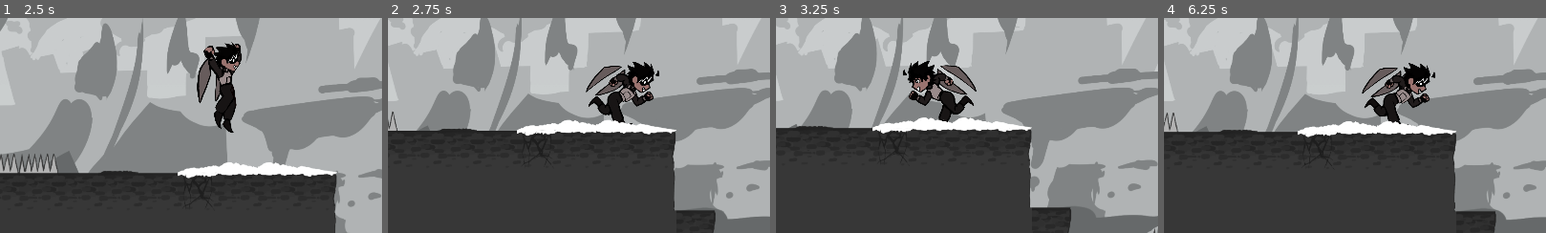
Above: before the commit, frames 1-4 (left to right).
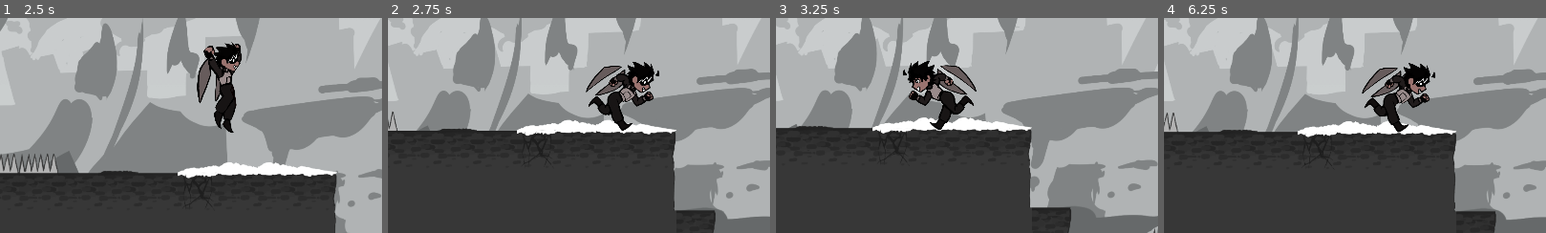
Above: after the commit, the same moments.

Repository: ndullagh/one-way-another
Game: Godot game, scene res://scenes/UI/title_screen.tscn
Two runs of this game, one before a commit and one after it. Both use one fixed random seed, a clock stepped at 60 frames per second and the inputs below. The engine's default icon, where the game draws it, is replaced by a stand-in: a white triangle on a blue panel in a dark square. Sound files missing from this copy of the repository are replaced by a short silence.
Inputs:
- Up to frame 1 (2.5 s): click "Begin" at 0.5 s; tap Enter (Enter) at 1.25, 1.35, 2.1 s; hold Right (ui_right) from 1.28 s (still down); tap Space (jump) at 1.52, 2, 2.27 s
- Up to frame 2 (2.75 s): keep holding Right (ui_right)
- Up to frame 3 (3.25 s): release Right (ui_right) at 2.78 s; hold Left (ui_left) from 2.78 s (still down); tap Enter (Enter) at 2.85 s
- Up to frame 4 (6.25 s): release Left (ui_left) at 3.53 s; hold Right (ui_right) 3.53-5.03 s; tap Enter (Enter) at 3.6, 4.35, 5.1, 5.75, 5.85 s; tap Space (jump) at 3.77, 4.52, 5.27 s; hold Left (ui_left) 5.03-5.78 s; hold Right (ui_right) from 5.78 s (still down)
The pictures show only the part of the screen within x 26-76%, y 39-89%; the shares and areas given below are measured in that part.

Frame 1 is identical in both runs. In frame 2, 0.1% of the frame differs, in the area x 59-64%, y 47-53%; in frame 3, 0.1%; in frame 4, 0.1%, in the area x 58-64%, y 48-54%.

Commit message:
whoopsie daisy

Diff:
--- a/scenes/UI/enter_prompt.tscn
+++ b/scenes/UI/enter_prompt.tscn
@@ -1,16 +1,16 @@
-[gd_scene load_steps=4 format=3 uid="uid://b5r1vbo7mb6wq"]
+[gd_scene load_steps=4 format=3 uid="uid://copmmitlkqqh5"]
 
-[ext_resource type="Texture2D" uid="uid://uhsb473j3jpp" path="res://other_sprites/prompts/enter/enter1.png" id="1_oj10m"]
-[ext_resource type="Texture2D" uid="uid://byc16pnxkg2nt" path="res://other_sprites/prompts/enter/enter2.png" id="2_brvju"]
+[ext_resource type="Texture2D" uid="uid://b8c4mfk4pmn2r" path="res://other_sprites/prompts/final_enter/1.png" id="1_6hd5i"]
+[ext_resource type="Texture2D" uid="uid://d214v53fedsr4" path="res://other_sprites/prompts/final_enter/2.png" id="2_68a3p"]
 
 [sub_resource type="SpriteFrames" id="SpriteFrames_drmq2"]
 animations = [{
 "frames": [{
 "duration": 1.0,
-"texture": ExtResource("1_oj10m")
+"texture": ExtResource("1_6hd5i")
 }, {
 "duration": 1.0,
-"texture": ExtResource("2_brvju")
+"texture": ExtResource("2_68a3p")
 }],
 "loop": true,
 "name": &"default",
@@ -19,5 +19,3 @@
 
 [node name="AnimatedSprite2D" type="AnimatedSprite2D"]
 sprite_frames = SubResource("SpriteFrames_drmq2")
-frame = 1
-frame_progress = 0.459712
--- a/scenes/main/levels/level 3/node_2d.tscn
+++ b/scenes/main/levels/level 3/node_2d.tscn
@@ -6,13 +6,11 @@
 [ext_resource type="Texture2D" uid="uid://c3by4quto6g0v" path="res://bgs/near.png" id="4_u4lh7"]
 [ext_resource type="Texture2D" uid="uid://c6lvfsr0jnpfj" path="res://bgs/overlay.png" id="5_cfi4l"]
 [ext_resource type="PackedScene" uid="uid://b1mb07oy3cv70" path="res://scenes/main/kol/kol.tscn" id="6_iv1di"]
-[ext_resource type="Texture2D" uid="uid://cguht2xmrvqrj" path="res://other_sprites/cutscene_triggers/triggers/tank.png" id="8_xbwkm"]
-[ext_resource type="Texture2D" uid="uid://b8c4mfk4pmn2r" path="res://other_sprites/prompts/final_enter/1.png" id="10_e64gj"]
-[ext_resource type="Texture2D" uid="uid://d214v53fedsr4" path="res://other_sprites/prompts/final_enter/2.png" id="11_qgngp"]
-[ext_resource type="Texture2D" uid="uid://b8dbky4ue6vpi" path="res://other_sprites/cutscene_triggers/triggers/bench.png" id="13_3apj2"]
-[ext_resource type="PackedScene" uid="uid://b5r1vbo7mb6wq" path="res://scenes/UI/enter_prompt.tscn" id="14_lskp3"]
-[ext_resource type="Texture2D" uid="uid://df7805cp78hns" path="res://other_sprites/cutscene_triggers/triggers/glasses.png" id="15_1hoia"]
-[ext_resource type="Texture2D" uid="uid://o08wcg1nin6c" path="res://other_sprites/cutscene_triggers/lab.png" id="17_kae6b"]
+[ext_resource type="PackedScene" uid="uid://copmmitlkqqh5" path="res://scenes/UI/enter_prompt.tscn" id="10_utnni"]
+[ext_resource type="Texture2D" uid="uid://cguht2xmrvqrj" path="res://other_sprites/cutscene_triggers/triggers/tank.png" id="11_fmrou"]
+[ext_resource type="Texture2D" uid="uid://b8dbky4ue6vpi" path="res://other_sprites/cutscene_triggers/triggers/bench.png" id="13_awkcf"]
+[ext_resource type="Texture2D" uid="uid://df7805cp78hns" path="res://other_sprites/cutscene_triggers/triggers/glasses.png" id="15_rkh5f"]
+[ext_resource type="Texture2D" uid="uid://q1mt8477id7k" path="res://other_sprites/cutscene_triggers/triggers/lab.png" id="17_qbj7g"]
 [ext_resource type="Script" path="res://scripts/UI/death_screen.gd" id="24_0aoxm"]
 [ext_resource type="Texture2D" uid="uid://c4hyksx7c8txu" path="res://tiles/spikes.png" id="45_c1gpj"]
 [ext_resource type="Texture2D" uid="uid://glgn1btyahcj" path="res://icon.svg" id="46_q05ki"]
@@ -37,66 +35,7 @@
 blend_mode = 1
 
 [sub_resource type="RectangleShape2D" id="RectangleShape2D_71w0r"]
-size = Vector2(369, 1266.5)
-
-[sub_resource type="SpriteFrames" id="SpriteFrames_if2di"]
-animations = [{
-"frames": [{
-"duration": 1.0,
-"texture": ExtResource("10_e64gj")
-}, {
-"duration": 1.0,
-"texture": ExtResource("11_qgngp")
-}],
-"loop": true,
-"name": &"default",
-"speed": 1.75
-}]
-
-[sub_resource type="RectangleShape2D" id="RectangleShape2D_fot11"]
-size = Vector2(1586, 1070)
-
-[sub_resource type="SpriteFrames" id="SpriteFrames_j31bu"]
-animations = [{
-"frames": [{
-"duration": 1.0,
-"texture": ExtResource("10_e64gj")
-}, {
-"duration": 1.0,
-"texture": ExtResource("11_qgngp")
-}],
-"loop": true,
-"name": &"default",
-"speed": 1.75
-}]
-
-[sub_resource type="SpriteFrames" id="SpriteFrames_h6gm1"]
-animations = [{
-"frames": [{
-"duration": 1.0,
-"texture": ExtResource("10_e64gj")
-}, {
-"duration": 1.0,
-"texture": ExtResource("11_qgngp")
-}],
-"loop": true,
-"name": &"default",
-"speed": 1.75
-}]
-
-[sub_resource type="SpriteFrames" id="SpriteFrames_8eema"]
-animations = [{
-"frames": [{
-"duration": 1.0,
-"texture": ExtResource("10_e64gj")
-}, {
-"duration": 1.0,
-"texture": ExtResource("11_qgngp")
-}],
-"loop": true,
-"name": &"default",
-"speed": 1.75
-}]
+size = Vector2(316.5, 1266.5)
 
 [sub_resource type="TileSetAtlasSource" id="TileSetAtlasSource_kdf75"]
 texture = ExtResource("45_c1gpj")
@@ -187,8 +126,8 @@
 sources/2 = SubResource("TileSetAtlasSource_vk4b7")
 sources/4 = SubResource("TileSetAtlasSource_hg0w7")
 
-[sub_resource type="RectangleShape2D" id="RectangleShape2D_xe338"]
-size = Vector2(239, 863.847)
+[sub_resource type="RectangleShape2D" id="RectangleShape2D_yh110"]
+size = Vector2(662, 2433.5)
 
 [node name="Node2D" type="Node2D"]
 
@@ -237,6 +176,8 @@
 position = Vector2(-25, -287)
 texture = ExtResource("5_cfi4l")
 
+[node name="Textbox" parent="." instance=ExtResource("48_kxrha")]
+
 [node name="text_area" type="Area2D" parent="."]
 position = Vector2(254, -776)
 script = ExtResource("50_ksb3e")
@@ -249,39 +190,32 @@
 position = Vector2(10085, -210)
 script = ExtResource("51_ll73u")
 
+[node name="CollisionShape2D" type="CollisionShape2D" parent="text_area2"]
+position = Vector2(338.25, 534)
+shape = SubResource("RectangleShape2D_71w0r")
+
 [node name="Sprite2D" type="Sprite2D" parent="text_area2"]
-position = Vector2(307.001, 752)
-scale = Vector2(1.6582, 1.6582)
-texture = ExtResource("8_xbwkm")
-
-[node name="AnimatedSprite2D" parent="text_area2" instance=ExtResource("14_lskp3")]
-position = Vector2(356, 400)
-sprite_frames = SubResource("SpriteFrames_if2di")
-frame = 0
-frame_progress = 0.455951
-
-[node name="CollisionShape2D" type="CollisionShape2D" parent="text_area2"]
-position = Vector2(302, 525)
-shape = SubResource("RectangleShape2D_fot11")
+position = Vector2(355, 865)
+texture = ExtResource("11_fmrou")
+
+[node name="AnimatedSprite2D" parent="text_area2" instance=ExtResource("10_utnni")]
+position = Vector2(327, 609)
 
 [node name="text_area3" type="Area2D" parent="."]
 position = Vector2(27060, -1169)
 script = ExtResource("52_hes0g")
 
 [node name="CollisionShape2D" type="CollisionShape2D" parent="text_area3"]
-position = Vector2(313.5, 534)
-shape = SubResource("RectangleShape2D_71w0r")
-
-[node name="AnimatedSprite2D" parent="text_area3" instance=ExtResource("14_lskp3")]
-position = Vector2(351, 518)
-sprite_frames = SubResource("SpriteFrames_j31bu")
-frame = 0
-frame_progress = 0.283537
+position = Vector2(338.25, 534)
+shape = SubResource("RectangleShape2D_71w0r")
+
+[node name="AnimatedSprite2D" parent="text_area3" instance=ExtResource("10_utnni")]
+position = Vector2(332, 500)
 
 [node name="Sprite2D" type="Sprite2D" parent="text_area3"]
-position = Vector2(304, 930)
-scale = Vector2(0.382691, 0.382691)
-texture = ExtResource("13_3apj2")
+position = Vector2(330, 903)
+scale = Vector2(0.503906, 0.503906)
+texture = ExtResource("13_awkcf")
 
 [node name="text_area5" type="Area2D" parent="."]
 position = Vector2(18236, 1613)
@@ -291,37 +225,28 @@
 position = Vector2(338.25, 534)
 shape = SubResource("RectangleShape2D_71w0r")
 
+[node name="AnimatedSprite2D" parent="text_area5" instance=ExtResource("10_utnni")]
+position = Vector2(332, 500)
+
 [node name="Sprite2D" type="Sprite2D" parent="text_area5"]
-position = Vector2(425, 973)
-scale = Vector2(0.618649, 0.618649)
-texture = ExtResource("15_1hoia")
-
-[node name="AnimatedSprite2D" parent="text_area5" instance=ExtResource("14_lskp3")]
-position = Vector2(351, 684)
-sprite_frames = SubResource("SpriteFrames_h6gm1")
-frame = 0
-frame_progress = 0.0
+position = Vector2(415, 972)
+scale = Vector2(0.671878, 0.671878)
+texture = ExtResource("15_rkh5f")
 
 [node name="text_area6" type="Area2D" parent="."]
 position = Vector2(41972, -754)
 script = ExtResource("54_qxoul")
 
 [node name="CollisionShape2D" type="CollisionShape2D" parent="text_area6"]
-position = Vector2(237, 522)
+position = Vector2(338.25, 534)
 shape = SubResource("RectangleShape2D_71w0r")
 
 [node name="Sprite2D" type="Sprite2D" parent="text_area6"]
-position = Vector2(1086, 497)
-scale = Vector2(0.831543, 0.831543)
-texture = ExtResource("17_kae6b")
-
-[node name="AnimatedSprite2D" parent="text_area6" instance=ExtResource("14_lskp3")]
-position = Vector2(344, 350)
-sprite_frames = SubResource("SpriteFrames_8eema")
-frame = 0
-frame_progress = 0.0
-
-[node name="Kol" parent="." groups=["Player"] instance=ExtResource("6_iv1di")]
+position = Vector2(1327, 433)
+texture = ExtResource("17_qbj7g")
+
+[node name="AnimatedSprite2D" parent="text_area6" instance=ExtResource("10_utnni")]
+position = Vector2(314, 164)
 
 [node name="SpikeLayer" type="TileMapLayer" parent="."]
 tile_map_data = PackedByteArray("AABGAAUAAAAAAAAAAFBGAAkAAAAAAAAAAFBGAAoAAAAAAAAAAFBIAAYAAAAAAAAAAGBIAAcAAAAAAAAAAGBKAA …(1136 unchanged characters)…
@@ -332,8 +257,6 @@
 tile_set = SubResource("TileSet_u3xhy")
 navigation_visibility_mode = 1
 
-[node name="Textbox" parent="." instance=ExtResource("48_kxrha")]
-
 [node name="Area2D" parent="." instance=ExtResource("55_gp5rp")]
 
 [node name="Area2D2" parent="." instance=ExtResource("56_on4se")]
@@ -348,6 +271,8 @@
 [node name="Area2D5" parent="." instance=ExtResource("59_5j55t")]
 
 [node name="Area2D6" parent="." instance=ExtResource("60_xtw1g")]
+
+[node name="Kol" parent="." groups=["Player"] instance=ExtResource("6_iv1di")]
 
 [node name="death_screen" parent="." instance=ExtResource("61_48vir")]
 script = ExtResource("24_0aoxm")
@@ -361,8 +286,8 @@
 parameters/looping = true
 
 [node name="StaticBody2D" type="StaticBody2D" parent="."]
-position = Vector2(43005.9, -1117.6)
+position = Vector2(40134, -1122)
 
 [node name="CollisionShape2D" type="CollisionShape2D" parent="StaticBody2D"]
-position = Vector2(-544.898, 681.6)
-shape = SubResource("RectangleShape2D_xe338")
+position = Vector2(2581, 1105)
+shape = SubResource("RectangleShape2D_yh110")
Binary file added: other_sprites/cutscene_triggers/triggers/lab.png
Not shown, added: other_sprites/cutscene_triggers/triggers/lab.png.import
Not shown: 1 places in scenes/main/levels/level 3/node_2d.tscn that only renumber resources
